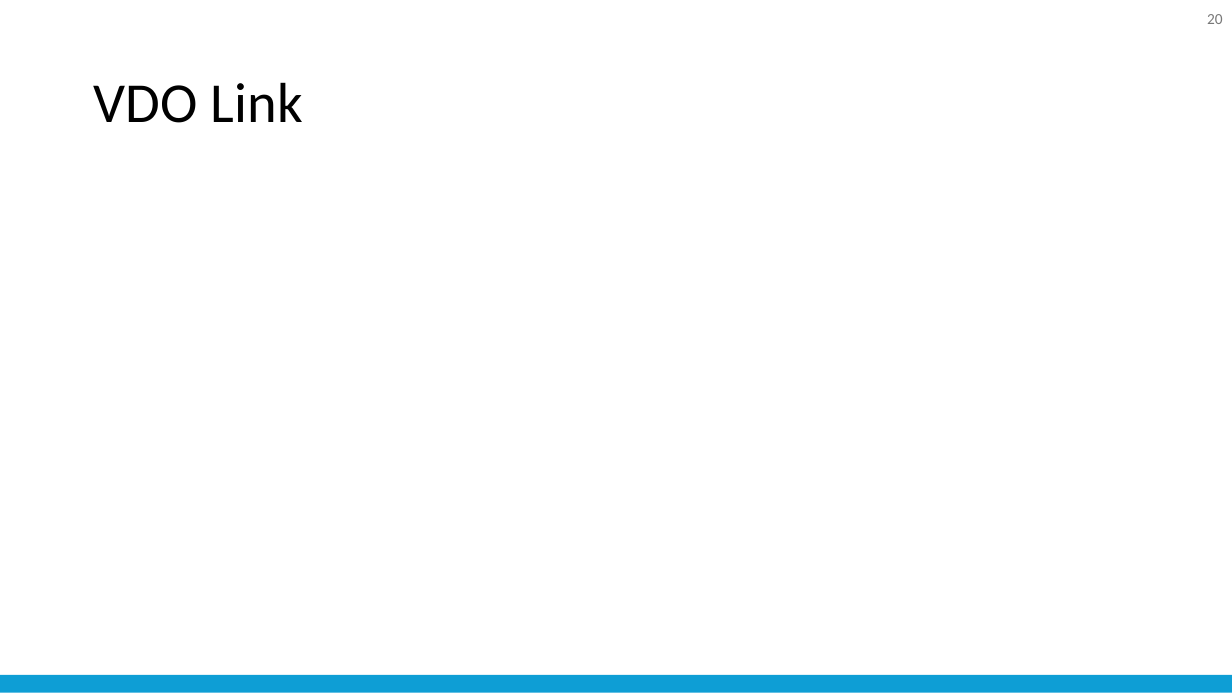
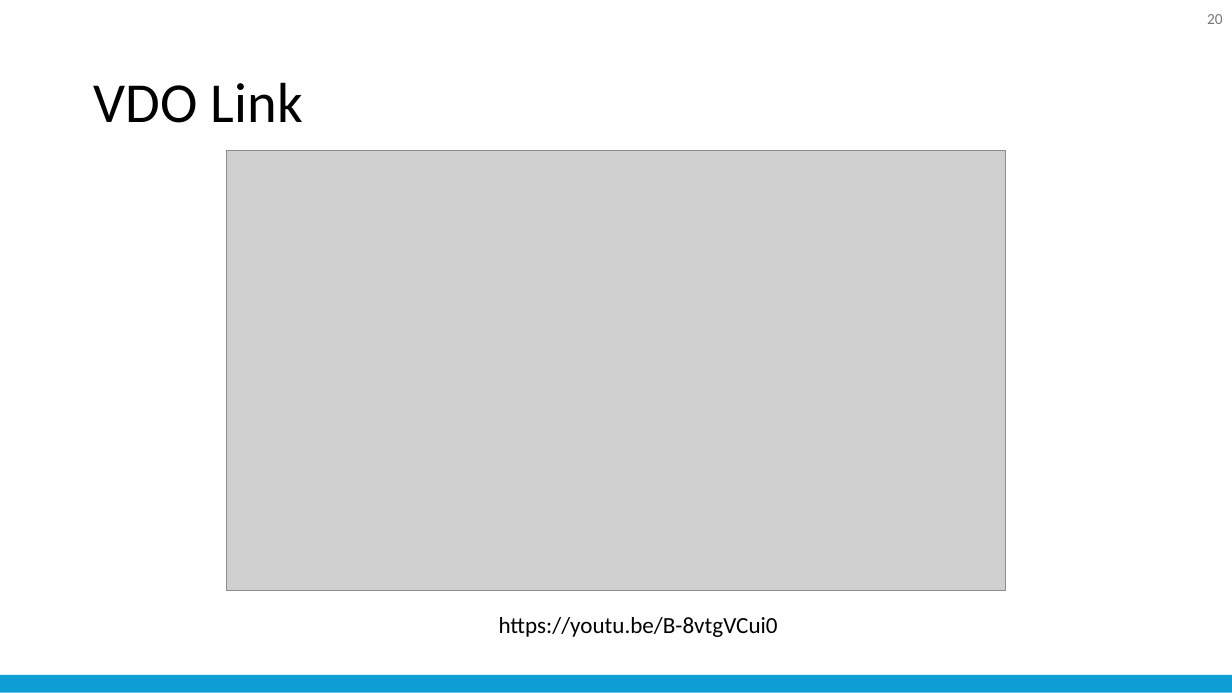
Before and after one commit to nattapong232/DentistBooking, a slide deck: slide 20 of SRS.pptx. Drawn at 1232x693 pixels with LibreOffice and Linux fonts; fonts in the diff are those of the drawing; grey boxes stand for pictures. Boxes give left, top, right and bottom in pixels: in the first picture for what was removed or moved away, otherwise in the second. Text is boxed around its words. In the diff, an @@ line names an element or a change of style, - is before the commit and + after.

```diff
--- a/SRS.pptx
+++ b/SRS.pptx
@@ picture added at box(227, 151, 1006, 591) @@
@@ text added at box(499, 617, 778, 637), 18 pt, text #000000 @@
+https://youtu.be/B-8vtgVCui0
```
Also in this commit, not shown: 1 other slide changed, 1 slide added, 13 other files.
